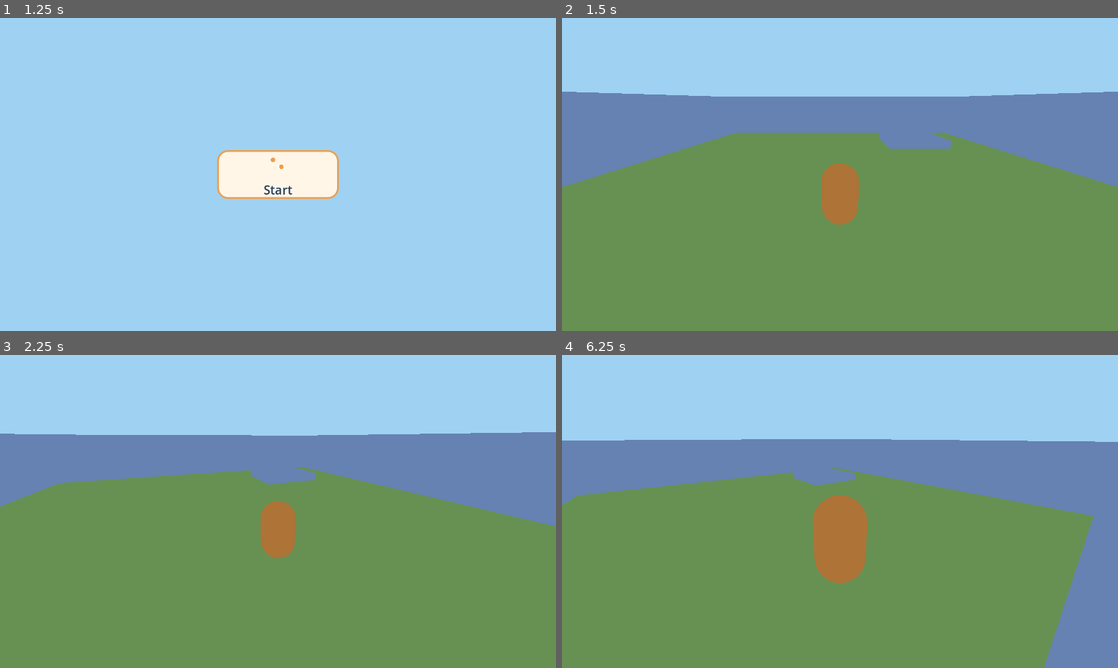
Above: before the commit, frames 1-4 (two rows, left to right).
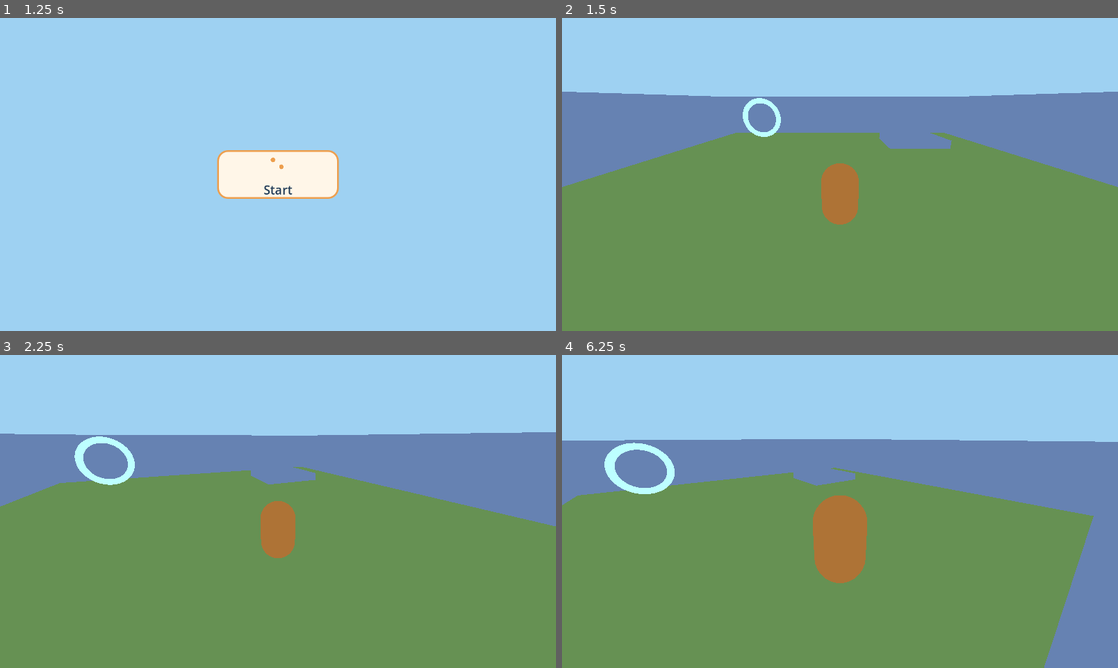
Above: after the commit, the same moments.

Repository: Euraika-Labs/Project-Camiel
Game: Godot game, scene res://scenes/title_screen.tscn
Two runs of this game, one before a commit and one after it. Both use one fixed random seed, a clock stepped at 60 frames per second and the inputs below.
Inputs (mouse positions are in pixels of both pictures, inside the frame that each line leads up to):
- Up to frame 1 (1.25 s): click (278, 199) at 0.5 s
- Up to frame 2 (1.5 s): click (840, 174) at 1.25 s
- Up to frame 3 (2.25 s): tap Enter (ui_accept) at 2 s; move the mouse to (400, 495) at 2.02 s; hold D (move_right) from 2.03 s (still down); click (400, 495) at 2.17 s
- Up to frame 4 (6.25 s): tap Space (jump) at 2.27, 3.02, 4.52, 5.27, 6.02 s; move the mouse to (728, 527) at 2.77 s; release D (move_right) at 2.78 s; hold S (move_back) 2.78-3.53 s; click (728, 527) at 2.92 s; move the mouse to (895, 442) at 3.52 s; hold D (move_right) 3.53-4.28 s; click (895, 442) at 3.67 s; move the mouse to (812, 574) at 4.27 s; hold W (move_forward) 4.28-5.03 s; click (812, 574) at 4.42 s; move the mouse to (1006, 558) at 5.02 s; hold A (move_left) from 5.03 s (still down); click (1006, 558) at 5.17 s; move the mouse to (673, 464) at 5.77 s; click (673, 464) at 5.92 s

Frame 1 is identical in both runs. In frame 2, 0.3% of the frame differs, in the area x 32-40%, y 25-38%; in frame 3, 0.6%; in frame 4, 0.7%, in the area x 7-21%, y 28-45%.

Commit message:
feat(02-04): finish marker signal, win overlay, screen-flow probe (Task 1)
- scenes/finish_marker.tscn + scripts/finish_marker.gd: an Area3D that
  emits `finished` exactly once via a one-shot latch plus a player-group
  guard, and reset() to re-arm it for replay (D-20).
- scripts/intro_level.gd: the sole listener for the marker's signal, the
  win-overlay controller (fades %WinLayer in, grabs focus on the replay
  button, freezes Camiel's own physics instead of pausing the tree), and
  the return-to-menu handler with the same one-shot guard as the two flat
  screens. _on_replay_button_pressed() is a deliberate stub for Task 3.
- scenes/intro_level.tscn: adds %FinishMarker and the %WinLayer overlay
  (Scrim/CenterContainer/WinPanel/WinContent with "Goed zo!" and the two
  Dutch, icon-carrying win buttons).
- scripts/tools/probe_screen_flow.gd: new finish_marker case proving the
  exactly-once signal contract, the non-player-body edge (ground shares
  the default collision layer), and the return-to-menu button's one-shot
  guard.

Co-Authored-By: Claude Sonnet 5 <noreply@anthropic.com>

Diff:
--- /dev/null
+++ b/scenes/finish_marker.tscn
@@ -0,0 +1,29 @@
+[gd_scene format=3]
+
+[ext_resource type="Script" path="res://scripts/finish_marker.gd" id="1_0dvil"]
+
+[sub_resource type="CylinderShape3D" id="CylinderShape3D_ob7jb"]
+height = 3.0
+radius = 0.6
+
+[sub_resource type="StandardMaterial3D" id="StandardMaterial3D_6kfse"]
+albedo_color = Color(0.45490196, 0.7764706, 0.6156863, 1)
+emission_enabled = true
+emission = Color(0.45490196, 0.7764706, 0.6156863, 1)
+emission_energy_multiplier = 1.5
+
+[sub_resource type="TorusMesh" id="TorusMesh_1v5qh"]
+material = SubResource("StandardMaterial3D_6kfse")
+inner_radius = 0.9
+outer_radius = 1.2
+
+[node name="FinishMarker" type="Area3D" unique_id=566999589]
+script = ExtResource("1_0dvil")
+
+[node name="CollisionShape3D" type="CollisionShape3D" parent="." unique_id=1073411105]
+transform = Transform3D(1, 0, 0, 0, 1, 0, 0, 0, 1, 0, 1.5, 0)
+shape = SubResource("CylinderShape3D_ob7jb")
+
+[node name="Mesh" type="MeshInstance3D" parent="." unique_id=888019258]
+transform = Transform3D(1, 0, 0, 0, -4.371139e-08, -1, 0, 1, -4.371139e-08, 0, 1.2, 0)
+mesh = SubResource("TorusMesh_1v5qh")
--- a/scenes/intro_level.tscn
+++ b/scenes/intro_level.tscn
@@ -1,8 +1,14 @@
 [gd_scene format=3]
 
 [ext_resource type="Material" path="res://assets/materials/ground.tres" id="1_jq56v"]
+[ext_resource type="Script" path="res://scripts/intro_level.gd" id="1_kclwk"]
 [ext_resource type="PackedScene" path="res://scenes/camiel.tscn" id="2_jjk5a"]
 [ext_resource type="Script" path="res://scripts/camiel_controller.gd" id="3_q6uy0"]
+[ext_resource type="PackedScene" path="res://scenes/finish_marker.tscn" id="5_bhot5"]
+[ext_resource type="Script" path="res://scripts/finish_marker.gd" id="6_4ioru"]
+[ext_resource type="Theme" path="res://assets/theme/ui_theme.tres" id="7_jcxbg"]
+[ext_resource type="PackedScene" path="res://scenes/ui/menu_button.tscn" id="8_n8fro"]
+[ext_resource type="Script" path="res://scripts/ui/menu_button.gd" id="9_2oxm2"]
 
 [sub_resource type="Environment" id="Environment_aimfc"]
 background_mode = 1
@@ -55,7 +61,24 @@
 material = SubResource("StandardMaterial3D_bhot5")
 size = Vector3(3, 0.4, 3)
 
+[sub_resource type="StyleBoxFlat" id="StyleBoxFlat_cgx0p"]
+content_margin_left = 32.0
+content_margin_top = 32.0
+content_margin_right = 32.0
+content_margin_bottom = 32.0
+bg_color = Color(1, 0.9647059, 0.9098039, 1)
+border_width_left = 2
+border_width_top = 2
+border_width_right = 2
+border_width_bottom = 2
+border_color = Color(0.84705883, 0.79607844, 0.6901961, 1)
+corner_radius_top_left = 32
+corner_radius_top_right = 32
+corner_radius_bottom_right = 32
+corner_radius_bottom_left = 32
+
 [node name="IntroLevel" type="Node3D" unique_id=1870252191]
+script = ExtResource("1_kclwk")
 
 [node name="WorldEnvironment" type="WorldEnvironment" parent="." unique_id=716390162]
 environment = SubResource("Environment_aimfc")
@@ -128,3 +151,71 @@
 [node name="Camiel" type="CharacterBody3D" parent="." unique_id=1761816634 instance=ExtResource("2_jjk5a")]
 transform = Transform3D(1, 0, 0, 0, 1, 0, 0, 0, 1, 0, 0, 4)
 script = ExtResource("3_q6uy0")
+
+[node name="FinishMarker" type="Area3D" parent="." unique_id=566999589 instance=ExtResource("5_bhot5")]
+unique_name_in_owner = true
+transform = Transform3D(1, 0, 0, 0, 1, 0, 0, 0, 1, -5, 0, -6)
+script = ExtResource("6_4ioru")
+
+[node name="WinLayer" type="CanvasLayer" parent="." unique_id=1682431681]
+unique_name_in_owner = true
+process_mode = 3
+visible = false
+
+[node name="Scrim" type="Control" parent="WinLayer" unique_id=377588558]
+unique_name_in_owner = true
+layout_mode = 3
+anchors_preset = 15
+anchor_right = 1.0
+anchor_bottom = 1.0
+mouse_filter = 2
+theme = ExtResource("7_jcxbg")
+
+[node name="ColorRect" type="ColorRect" parent="WinLayer/Scrim" unique_id=988767117]
+layout_mode = 0
+anchor_right = 1.0
+anchor_bottom = 1.0
+mouse_filter = 2
+color = Color(0, 0, 0, 0.35)
+
+[node name="CenterContainer" type="CenterContainer" parent="WinLayer/Scrim" unique_id=410727627]
+layout_mode = 0
+anchor_right = 1.0
+anchor_bottom = 1.0
+
+[node name="WinPanel" type="PanelContainer" parent="WinLayer/Scrim/CenterContainer" unique_id=208177767]
+layout_mode = 2
+theme_override_styles/panel = SubResource("StyleBoxFlat_cgx0p")
+
+[node name="WinContent" type="VBoxContainer" parent="WinLayer/Scrim/CenterContainer/WinPanel" unique_id=1334751413]
+layout_mode = 2
+theme_override_constants/separation = 32
+alignment = 1
+
+[node name="WinTitle" type="Label" parent="WinLayer/Scrim/CenterContainer/WinPanel/WinContent" unique_id=2077373709]
+layout_mode = 2
+theme_type_variation = &"HeadingLabel"
+text = "Goed zo!"
+horizontal_alignment = 1
+
+[node name="ButtonRow" type="HBoxContainer" parent="WinLayer/Scrim/CenterContainer/WinPanel/WinContent" unique_id=512371767]
+layout_mode = 2
+theme_override_constants/separation = 48
+
+[node name="ReplayButton" type="Button" parent="WinLayer/Scrim/CenterContainer/WinPanel/WinContent/ButtonRow" unique_id=1313707963 instance=ExtResource("8_n8fro")]
+unique_name_in_owner = true
+custom_minimum_size = Vector2(280, 112)
+layout_mode = 2
+theme = ExtResource("7_jcxbg")
+script = ExtResource("9_2oxm2")
+label_text = "Nog een keer"
+icon_kind = "replay"
+
+[node name="GoToMenuButton" type="Button" parent="WinLayer/Scrim/CenterContainer/WinPanel/WinContent/ButtonRow" unique_id=489977991 instance=ExtResource("8_n8fro")]
+unique_name_in_owner = true
+custom_minimum_size = Vector2(280, 112)
+layout_mode = 2
+theme = ExtResource("7_jcxbg")
+script = ExtResource("9_2oxm2")
+label_text = "Naar menu"
+icon_kind = "home"
--- /dev/null
+++ b/scripts/finish_marker.gd
@@ -0,0 +1,32 @@
+# finish_marker.gd
+# The intro level's goal (D-20): an Area3D that emits `finished` once a
+# player-group body enters it, and does nothing else. The archived finish
+# marker declared this same signal, never emitted it, and instead reached
+# into another script through a group lookup and a direct method call
+# (CONCERNS.md) — that is exactly the defect INTRO-04's "single signal-driven
+# path" wording exists to prevent. Every body in the level shares the default
+# collision layer, so the ground and walls enter this area too; the group
+# check below is a functional requirement, not a style preference.
+extends Area3D
+
+signal finished
+
+var _touched := false
+
+
+func _ready() -> void:
+	body_entered.connect(_on_body_entered)
+
+
+func _on_body_entered(body: Node3D) -> void:
+	if _touched:
+		return
+	if not body.is_in_group("player"):
+		return
+	_touched = true
+	finished.emit()
+
+
+## Clears the one-shot latch so a replayed lap can reach the finish again.
+func reset() -> void:
+	_touched = false
--- /dev/null
+++ b/scripts/intro_level.gd
@@ -0,0 +1,72 @@
+# intro_level.gd
+# The 3D intro level (D-20, D-28): the single listener for the collectible's
+# and the finish marker's area signals, and the owner of the win-screen
+# overlay. Every cross-object reaction the requirements describe as
+# "signal-driven" is wired here, in code, in _ready() — no script in this
+# level reaches into another script's private method or a group lookup,
+# which is exactly the archived finish marker's defect (CONCERNS.md)
+# INTRO-04's wording exists to prevent.
+extends Node3D
+
+# ── Signals ──────────────────────────────────────────────────────
+
+# Observability-only, emitted one line before the real, deferred engine call
+# it shadows — the same seam title_screen.gd and main_menu.gd already use so
+# a headless probe can count an activation without racing
+# change_scene_to_file's own timing. replay_requested has no deferred call to
+# shadow (D-28: replay never changes scenes) but exists for the same reason:
+# a probe cannot otherwise count "the replay handler ran" from outside.
+signal transition_requested(target_path: String)
+signal replay_requested
+
+# ── Constants ────────────────────────────────────────────────────
+
+const MAIN_MENU_PATH := "res://scenes/main_menu.tscn"
+
+# ── Node references ──────────────────────────────────────────────
+
+@onready var _camiel: CharacterBody3D = $Camiel
+
+# ── Private state ────────────────────────────────────────────────
+
+var _transitioning := false
+
+
+# ── Lifecycle ────────────────────────────────────────────────────
+
+func _ready() -> void:
+	%FinishMarker.finished.connect(_on_finish_marker_finished)
+	%ReplayButton.pressed.connect(_on_replay_button_pressed)
+	%GoToMenuButton.pressed.connect(_on_go_to_menu_button_pressed)
+
+
+# ── Signal handlers ──────────────────────────────────────────────
+
+## Reached whether or not %Collectible was ever picked up (D-21: the finish
+## is not gated on the collectible). Fades the win overlay in and freezes
+## Camiel's own physics processing rather than pausing the scene tree, so
+## the world visually holds still without needing PROCESS_MODE_ALWAYS
+## overrides anywhere but the CanvasLayer itself.
+func _on_finish_marker_finished() -> void:
+	%WinLayer.visible = true
+	%Scrim.modulate.a = 0.0
+	var tween := create_tween()
+	tween.tween_property(%Scrim, "modulate:a", 1.0, 0.3)
+	%ReplayButton.grab_focus()
+	_camiel.set_physics_process(false)
+
+
+## Same one-shot guard and deferred scene change title_screen.gd and
+## main_menu.gd use (D-15).
+func _on_go_to_menu_button_pressed() -> void:
+	if _transitioning:
+		return
+	_transitioning = true
+	transition_requested.emit(MAIN_MENU_PATH)
+	get_tree().change_scene_to_file.call_deferred(MAIN_MENU_PATH)
+
+
+## Completed in plan 02-04 Task 3 (in-place replay reset). Declared and wired
+## now so the connection is real from this commit rather than dangling.
+func _on_replay_button_pressed() -> void:
+	replay_requested.emit()
--- a/scripts/tools/probe_screen_flow.gd
+++ b/scripts/tools/probe_screen_flow.gd
@@ -14,6 +14,10 @@
 var _failed := false
 var _cases_run := 0
 
+var _finish_signal_count := 0
+var _level_transition_count := 0
+var _level_transition_target := ""
+
 
 func _initialize() -> void:
 	await _case_title_screen()
@@ -23,6 +27,9 @@
 	if _failed:
 		return
 	_case_main_scene_is_title()
+	if _failed:
+		return
+	await _case_finish_marker()
 	if _failed:
 		return
 
@@ -138,6 +145,125 @@
 	await _run_screen_case("main_menu", "res://scenes/main_menu.tscn", "%StartButton", "res://scenes/intro_level.tscn")
 
 
+func _on_finish_marker_finished_counted() -> void:
+	_finish_signal_count += 1
+
+
+func _on_level_transition_requested(target_path: String) -> void:
+	_level_transition_count += 1
+	_level_transition_target = target_path
+
+
+# Plan 02-04's cases: the finish marker's exactly-once contract (INTRO-04),
+# the "not gated on a non-player body" edge (T-02-16), and the win screen's
+# return-to-menu button carrying the same one-shot guard as the two flat
+# screens.
+func _case_finish_marker() -> void:
+	var case_name := "finish_marker"
+	var packed: PackedScene = load("res://scenes/intro_level.tscn")
+	if packed == null:
+		_fail(case_name, "could not load res://scenes/intro_level.tscn")
+		return
+
+	var level: Node3D = packed.instantiate()
+	root.add_child(level)
+	await process_frame
+	await process_frame
+
+	var finish_marker: Area3D = level.get_node("%FinishMarker")
+	var win_layer: CanvasLayer = level.get_node("%WinLayer")
+	var replay_button: Button = level.get_node("%ReplayButton")
+	var go_to_menu_button: Button = level.get_node("%GoToMenuButton")
+	var camiel: CharacterBody3D = level.get_node("Camiel")
+
+	_finish_signal_count = 0
+	finish_marker.finished.connect(_on_finish_marker_finished_counted)
+
+	if win_layer.visible:
+		_fail(case_name, "%WinLayer is visible before the finish marker ever fired")
+		return
+	if win_layer.process_mode != Node.PROCESS_MODE_ALWAYS:
+		_fail(case_name, "%%WinLayer.process_mode is %d, expected PROCESS_MODE_ALWAYS" % win_layer.process_mode)
+		return
+
+	var connections := finish_marker.get_signal_connection_list("finished")
+	if connections.size() != 2:
+		_fail(case_name, "%%FinishMarker.finished has %d connections, expected 2 (the level's handler and the probe's counter)" % connections.size())
+		return
+
+	camiel.teleport_to(finish_marker.global_position)
+	var frames_waited := 0
+	while _finish_signal_count == 0 and frames_waited < 120:
+		await physics_frame
+		frames_waited += 1
+
+	if _finish_signal_count != 1:
+		_fail(case_name, "finished fired %d times within 120 physics frames, expected 1" % _finish_signal_count)
+		return
+	if not win_layer.visible:
+		_fail(case_name, "%WinLayer.visible is false after finished fired")
+		return
+	if not replay_button.has_focus():
+		_fail(case_name, "%ReplayButton does not hold focus after the win overlay appeared")
+		return
+
+	for _i in range(60):
+		await physics_frame
+	if _finish_signal_count != 1:
+		_fail(case_name, "finished fired again (count=%d) while Camiel kept overlapping for 60 further frames" % _finish_signal_count)
+		return
+
+	var intruder := StaticBody3D.new()
+	var intruder_shape := CollisionShape3D.new()
+	var intruder_box := BoxShape3D.new()
+	intruder_box.size = Vector3(0.2, 0.2, 0.2)
+	intruder_shape.shape = intruder_box
+	intruder.add_child(intruder_shape)
+	level.add_child(intruder)
+	intruder.global_position = finish_marker.global_position
+	for _i in range(10):
+		await physics_frame
+	if _finish_signal_count != 1:
+		_fail(case_name, "a non-player StaticBody3D placed inside the marker triggered it (count=%d)" % _finish_signal_count)
+		return
+	intruder.queue_free()
+
+	_level_transition_count = 0
+	_level_transition_target = ""
+	level.transition_requested.connect(_on_level_transition_requested)
+
+	go_to_menu_button.grab_focus()
+	_press_focused()
+	await process_frame
+	await process_frame
+
+	if _level_transition_count != 1:
+		_fail(case_name, "transition_requested fired %d times, expected 1" % _level_transition_count)
+		return
+	if _level_transition_target != "res://scenes/main_menu.tscn":
+		_fail(case_name, "transition_requested target was %s, expected res://scenes/main_menu.tscn" % _level_transition_target)
+		return
+
+	await _drain_scene_change()
+
+	go_to_menu_button.grab_focus()
+	_press_focused()
+	await process_frame
+	await process_frame
+
+	if _level_transition_count != 1:
+		_fail(case_name, "the _transitioning guard did not block a second press; count is %d" % _level_transition_count)
+		return
+
+	level.transition_requested.disconnect(_on_level_transition_requested)
+	finish_marker.finished.disconnect(_on_finish_marker_finished_counted)
+	level.queue_free()
+	await process_frame
+
+	_cases_run += 1
+	print("PASS %s" % case_name)
+
+
 func _case_main_scene_is_title() -> void:
 	var main_scene_path: String = ProjectSettings.get_setting("application/run/main_scene", "")
 	if main_scene_path != "res://scenes/title_screen.tscn":
Not shown, added: scripts/finish_marker.gd.uid
Not shown, added: scripts/intro_level.gd.uid
